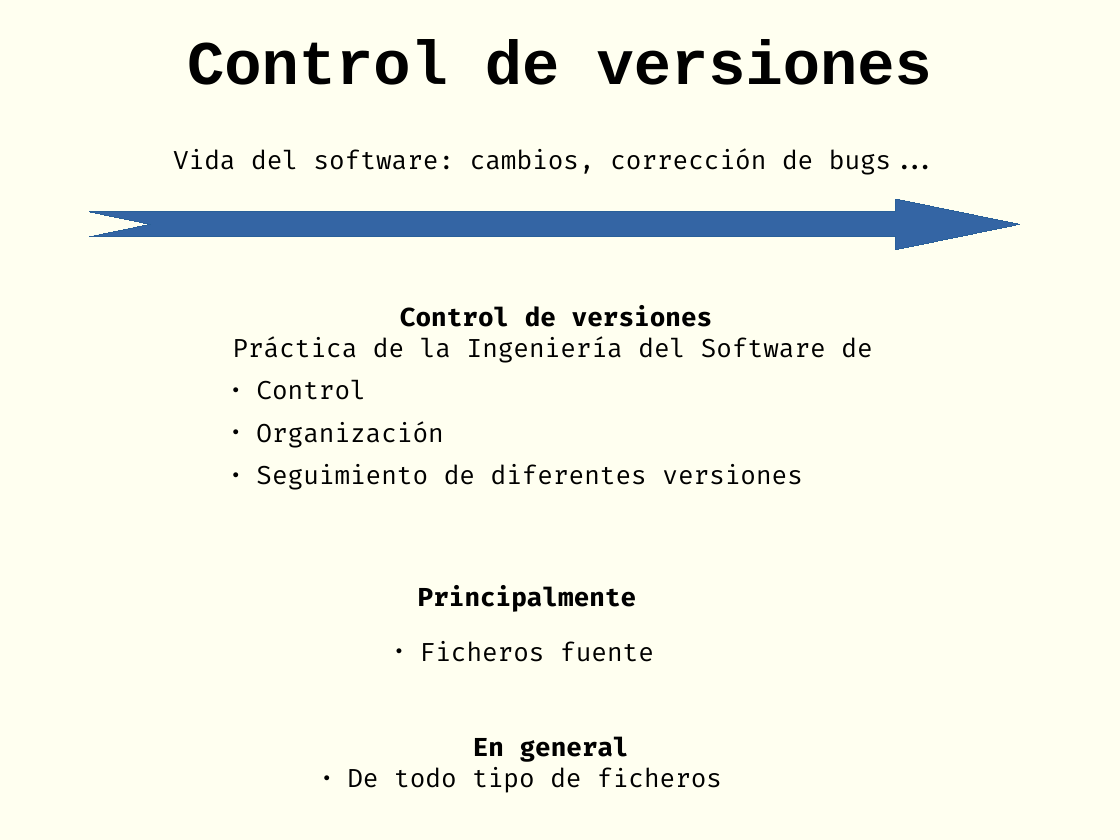
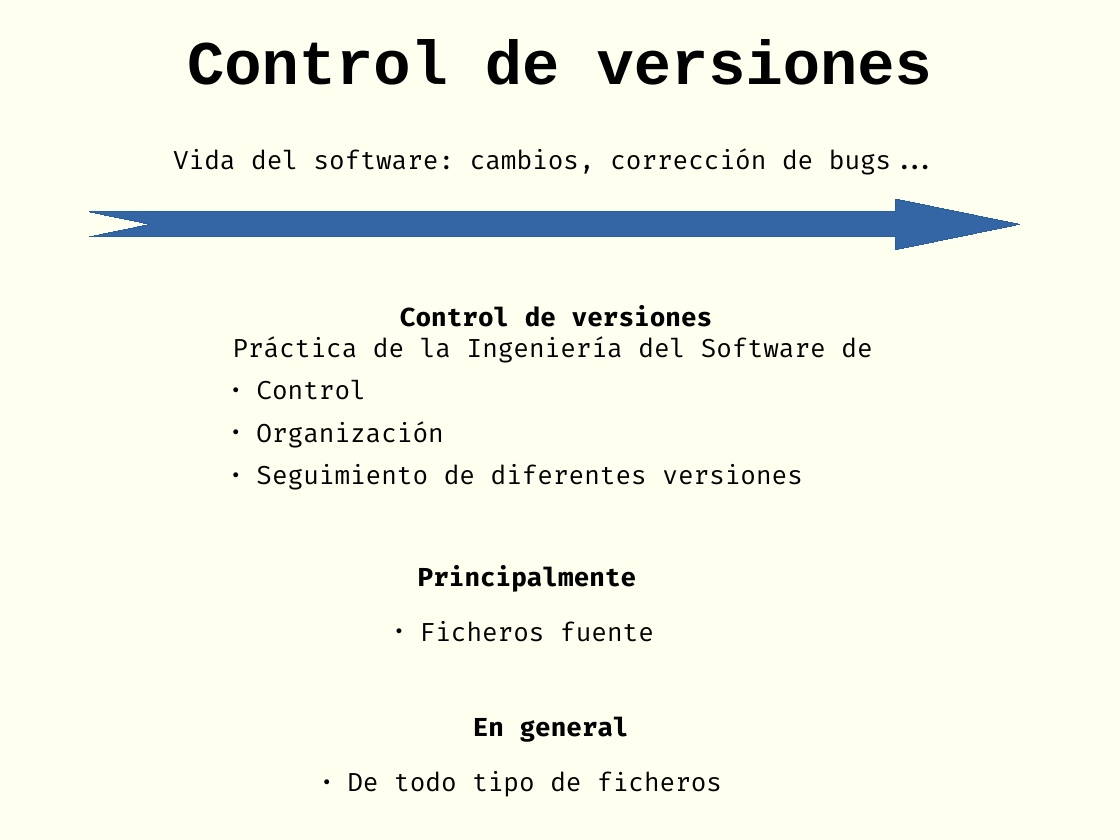
Before and after one commit to rgmf/eed2425, a slide deck: slide 3 of ut/02_control_de_versiones/presentacion/01_control_versiones_intro_git.odp. Drawn at 1120x840 pixels with LibreOffice and Linux fonts; fonts in the diff are those of the drawing. Boxes give left, top, right and bottom in pixels: in the first picture for what was removed or moved away, otherwise in the second. Text is boxed around its words. In the diff, an @@ line names an element or a change of style, - is before the commit and + after.

```diff
--- a/ut/02_control_de_versiones/presentacion/01_control_versiones_intro_git.odp
+++ b/ut/02_control_de_versiones/presentacion/01_control_versiones_intro_git.odp
@@ text "Principalmente": place and size @@
-text "Principalmente" at <box>418,586,654,662</box>
+text "Principalmente" at <box>418,566,654,642</box>
@@ text "En general": place and size @@
-text "En general" at <box>347,736,722,793</box>
+text "En general" at <box>347,716,722,797</box>
@@ text at <box>347,771,722,797</box>: more space between paragraphs @@
```
Also in this commit, not shown: 9 other files.
